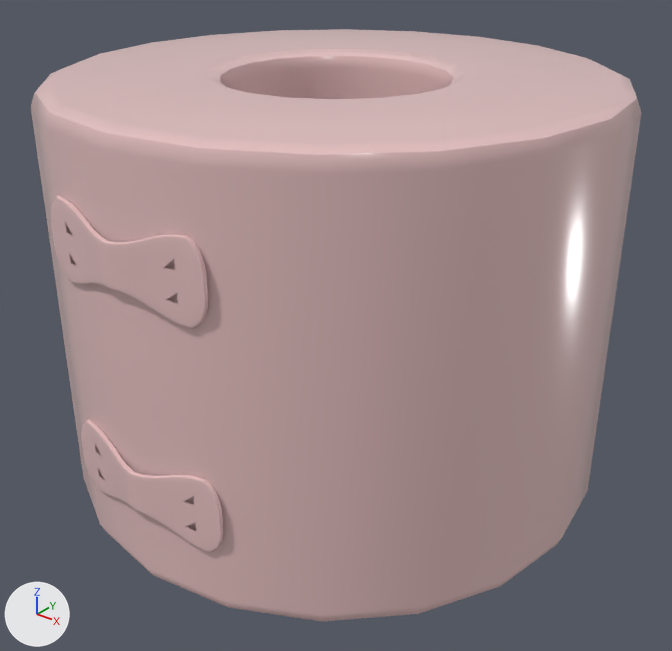
One commit to the FBX model Assets/Assets/Final Deliverable/Bandage.fbx: the scene before it, then after it.
Camera for both pictures: a 50 mm camera at (0.229, -0.286, 0.156) aimed at (0.006, -0.007, -0.017). Every picture has the same lights, and +X, +Y and +Z are marked at lower left. Where no turn or scale is listed for an object, it has been applied to the vertices.

In view in the first picture: 'bandage_clasp1', 'bandage_clasp2', 'bandage_roll'.
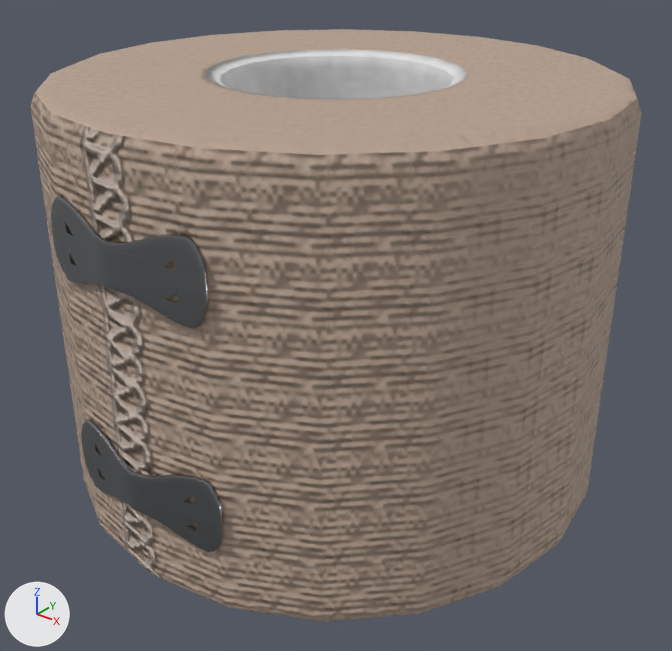
The newer file is also turned or shifted as a whole; pictures and numbers use the older file's frame.

Where the change shows, as pixel boxes [x1, y1, x2, y2] in the pictures (672 x 651 px):
```json
{"object": "bandage_roll", "change": "surface changed", "before": [31, 29, 641, 621], "after": [31, 29, 641, 621]}
{"object": "bandage_clasp1", "change": "surface changed", "before": [51, 196, 208, 328], "after": [51, 196, 208, 328]}
{"object": "bandage_clasp2", "change": "surface changed", "before": [81, 419, 223, 552], "after": [81, 419, 223, 552]}
```

Scene script edits in JSON lines:
```json
{"op": "add", "block": "img_med_supplies_paint_v8_med_supplies_mat_normal_png", "code": ["img_med_supplies_paint_v8_med_supplies_mat_normal_png = load_image('med supplies paint v8_med_supplies_mat_Normal.png', '_unpacked/med_supplies_paint_v8_med_supplies_mat_Normal.png', 1024, 1024, 'Non-Color')"]}
{"op": "add", "block": "img_med_supplies_paint_v8_med_supplies_mat_metalness_png", "code": ["img_med_supplies_paint_v8_med_supplies_mat_metalness_png = load_image('med supplies paint v8_med_supplies_mat_Metalness.png', '_unpacked/med_supplies_paint_v8_med_supplies_mat_Metalness.png', 1024, 1024, 'Non-Color')"]}
{"op": "add", "block": "img_med_supplies_paint_v8_med_supplies_mat_basecolor_png", "code": ["img_med_supplies_paint_v8_med_supplies_mat_basecolor_png = load_image('med supplies paint v8_med_supplies_mat_BaseColor.png', '_unpacked/med_supplies_paint_v8_med_supplies_mat_BaseColor.png', 1024, 1024, 'sRGB')"]}
{"op": "add", "block": "img_med_supplies_paint_v8_med_supplies_mat_opacity_png", "code": ["img_med_supplies_paint_v8_med_supplies_mat_opacity_png = load_image('med supplies paint v8_med_supplies_mat_Opacity.png', '_unpacked/med_supplies_paint_v8_med_supplies_mat_Opacity.png', 1024, 1024, 'Non-Color')"]}
{"op": "add", "block": "img_med_supplies_paint_v8_med_supplies_mat_roughness_png", "code": ["img_med_supplies_paint_v8_med_supplies_mat_roughness_png = load_image('med supplies paint v8_med_supplies_mat_Roughness.png', '_unpacked/med_supplies_paint_v8_med_supplies_mat_Roughness.png', 1024, 1024, 'Non-Color')"]}
{"block": "mat_med_supplies_mat", "change": "nodes: BsdfPrincipled, OutputMaterial"}
{"block": "mat_med_supplies_mat", "change": "colours: pink #e7c2c2"}
{"block": "mat_med_supplies_mat", "change": "nodes: BsdfPrincipled, NormalMap, OutputMaterial, TexImage x5"}
{"block": "mat_med_supplies_mat", "change": "uses the picture img_med_supplies_paint_v8_med_supplies_mat_basecolor_png"}
{"block": "mat_med_supplies_mat", "change": "uses the picture img_med_supplies_paint_v8_med_supplies_mat_metalness_png"}
{"block": "mat_med_supplies_mat", "change": "uses the picture img_med_supplies_paint_v8_med_supplies_mat_normal_png"}
{"block": "mat_med_supplies_mat", "change": "uses the picture img_med_supplies_paint_v8_med_supplies_mat_opacity_png"}
{"block": "mat_med_supplies_mat", "change": "uses the picture img_med_supplies_paint_v8_med_supplies_mat_roughness_png"}
```
